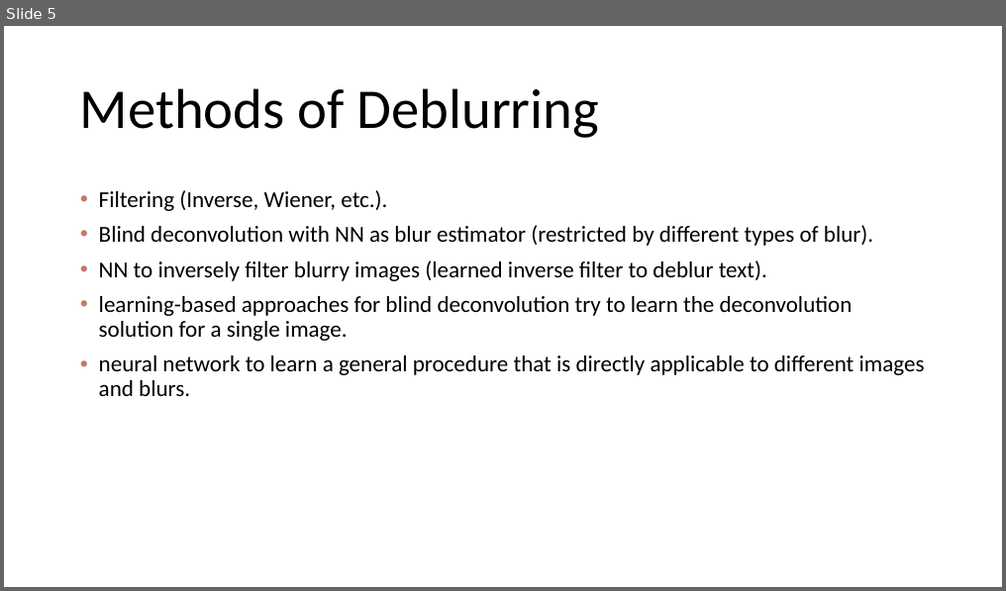
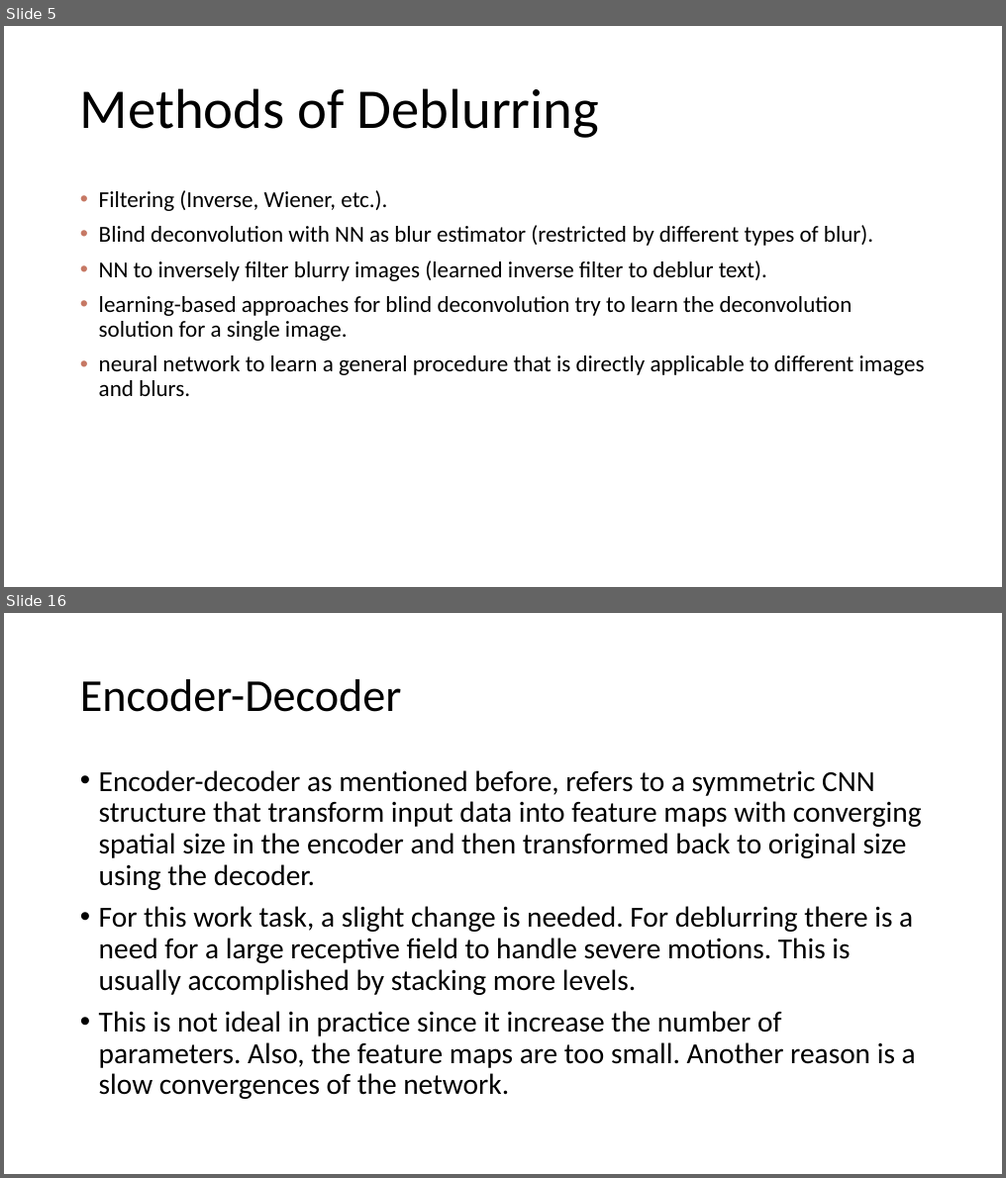
Before and after one commit to Tomlevron/Digital-image-processing, a slide deck: Slideshow/Scale-recurrent network for deblurring.pptx. Shown one above the other, each under a label of ours: slide 5 before the commit, slides 5 and 16 after it; the slides between them are not shown. The pictures are 1006x591 and 1006x1178 pixels, drawn with LibreOffice and Linux fonts; fonts in the diff are those of the drawing. Boxes give left, top, right and bottom in pixels: in the first picture for what was removed or moved away, otherwise in the second. Text is boxed around its words. In the diff, an @@ line names an element or a change of style, - is before the commit and + after.

```diff
--- a/Slideshow/Scale-recurrent network for deblurring.pptx
+++ b/Slideshow/Scale-recurrent network for deblurring.pptx
@@ slide 16 added at bbox=[4, 613, 1002, 1174], background #FFFFFF @@
@@ title added at bbox=[80, 679, 402, 712], 44 pt, text #000000 @@
+Encoder-Decoder
@@ text added at bbox=[99, 770, 922, 1099], 28 pt, text #000000 @@
+• Encoder-decoder as mentioned before, refers to a symmetric CNN structure that transform input data into feature maps with converging spatial size in the encoder and then transformed back to original size using the decoder.
+• For this work task, a slight change is needed. For deblurring there is a need for a large receptive field to handle severe motions. This is usually accomplished by stacking more levels.
+• This is not ideal in practice since it increase the number of parameters. Also, the feature maps are too small. Another reason is a slow convergences of the network.
```
Also in this commit, not shown: 3 slides changed, 16 other slides added.
